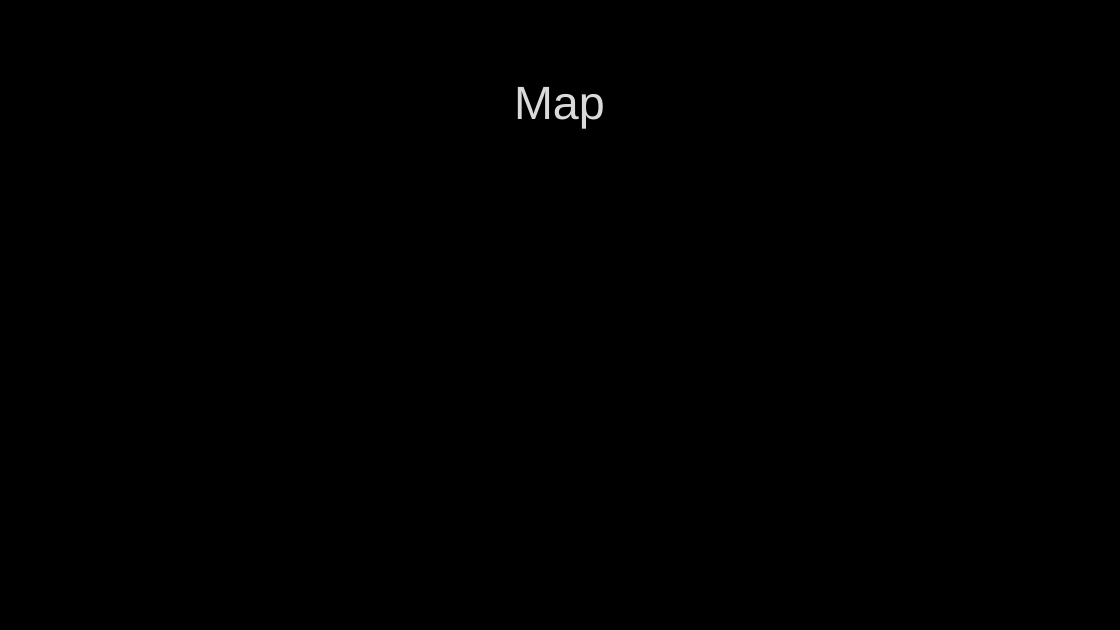
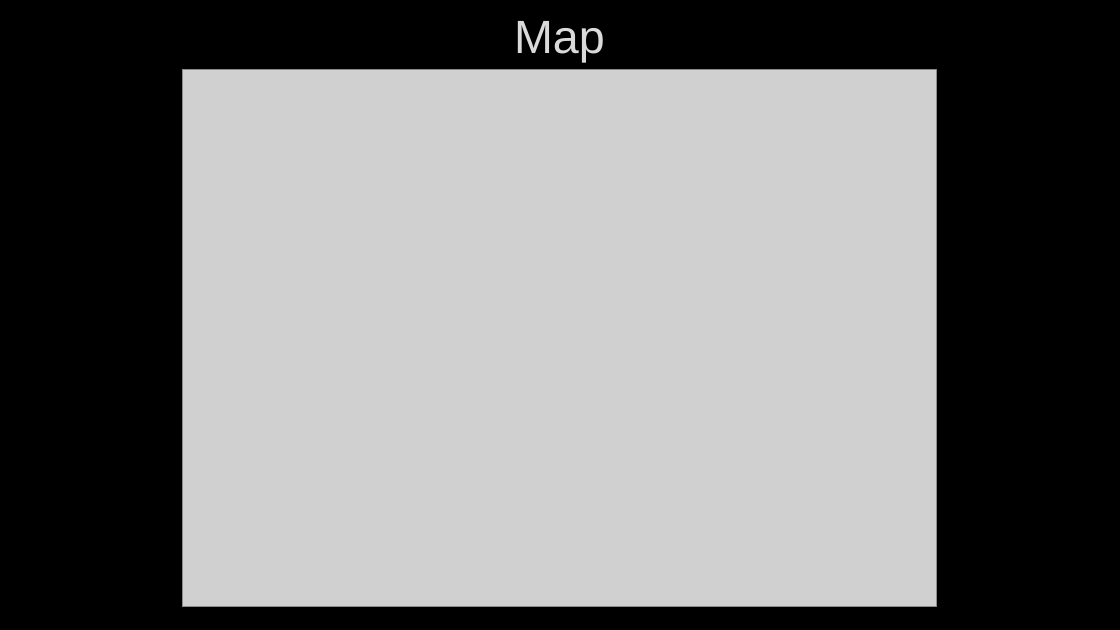
Before and after one commit to KericAlpha/KingdomOfSouls, a slide deck: slide 7 of Presentation/Kingdom of Souls.pptx. Drawn at 1120x630 pixels with LibreOffice and Linux fonts; fonts in the diff are those of the drawing; grey boxes stand for pictures; background and template pictures are left out. Boxes give left, top, right and bottom in pixels: in the first picture for what was removed or moved away, otherwise in the second. Text is boxed around its words. In the diff, an @@ line names an element or a change of style, - is before the commit and + after.

Commit message:
Added map to presentation

```diff
--- a/Presentation/Kingdom of Souls.pptx
+++ b/Presentation/Kingdom of Souls.pptx
@@ title "Map": place and size @@
-title "Map" at [514,87,605,128]
+title "Map" at [514,21,605,62]
@@ picture added at [182,70,936,607] @@
```
Also in this commit, not shown: 1 slide added, 20 other files.
